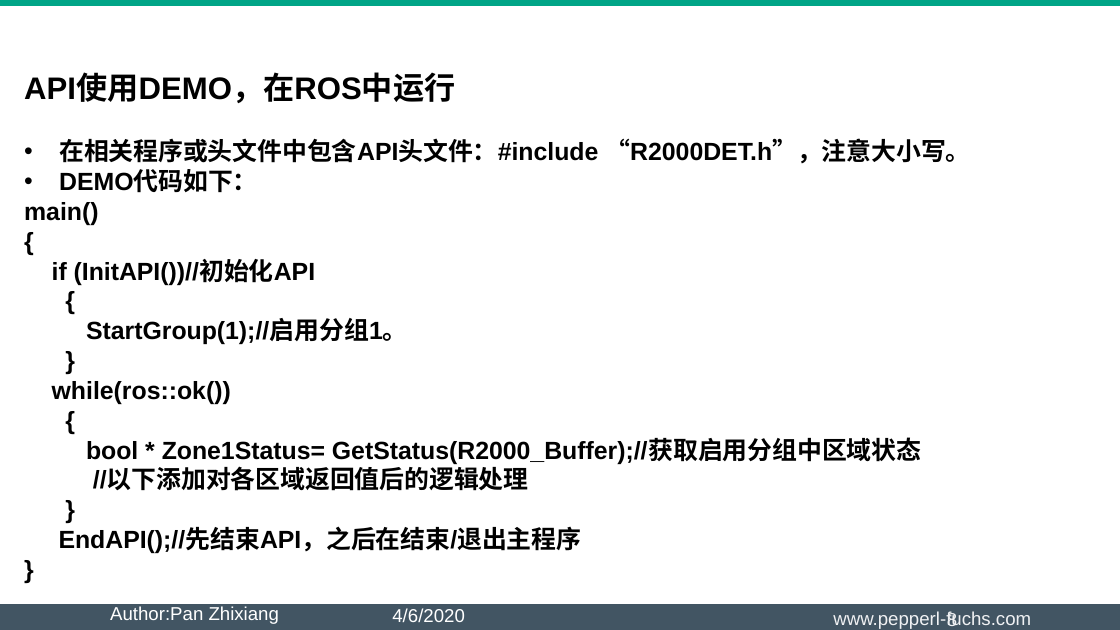
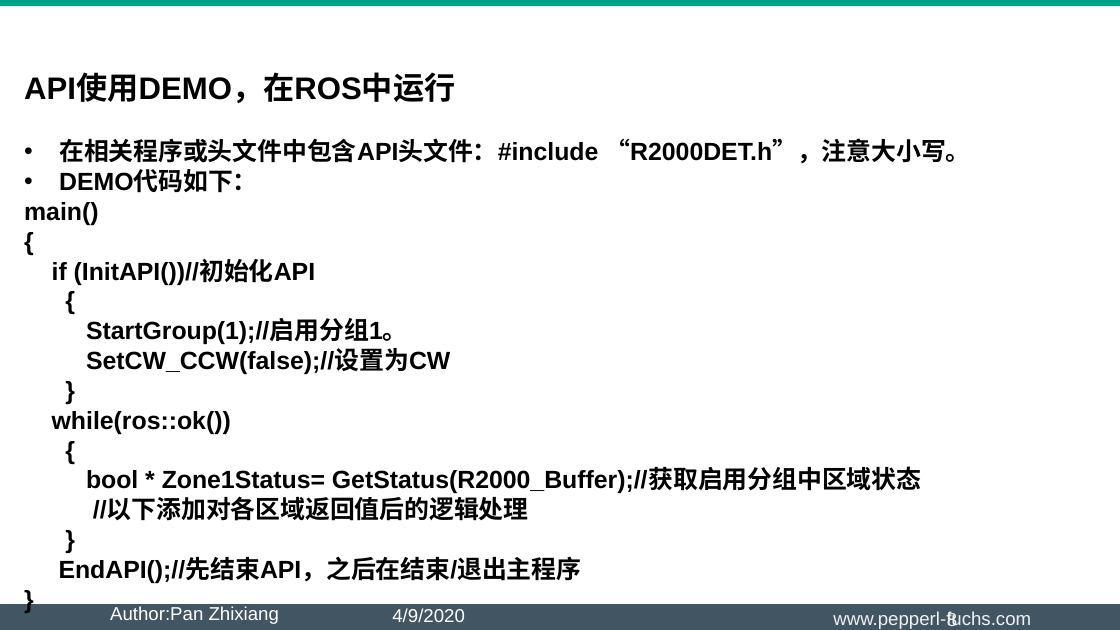
Before and after one commit to Heavydpan/Pepperl-and-Fuchs, a slide deck: slide 8 of R2000 DET 区域划分使用说明.pptx. Drawn at 1120x630 pixels with LibreOffice and Linux fonts; fonts in the diff are those of the drawing; background and template pictures are left out. Boxes give left, top, right and bottom in pixels: in the first picture for what was removed or moved away, otherwise in the second. Text is boxed around its words. In the diff, an @@ line names an element or a change of style, - is before the commit and + after.

```diff
--- a/R2000 DET 区域划分使用说明.pptx
+++ b/R2000 DET 区域划分使用说明.pptx
@@ text at box(86, 349, 450, 374): paragraph added @@
+SetCW_CCW(false);//设置为CW
@@ text at box(392, 608, 465, 622): text changed @@
-4/6/2020
+4/9/2020
```
Also in this commit, not shown: 7 other slides changed, 2 other files.
